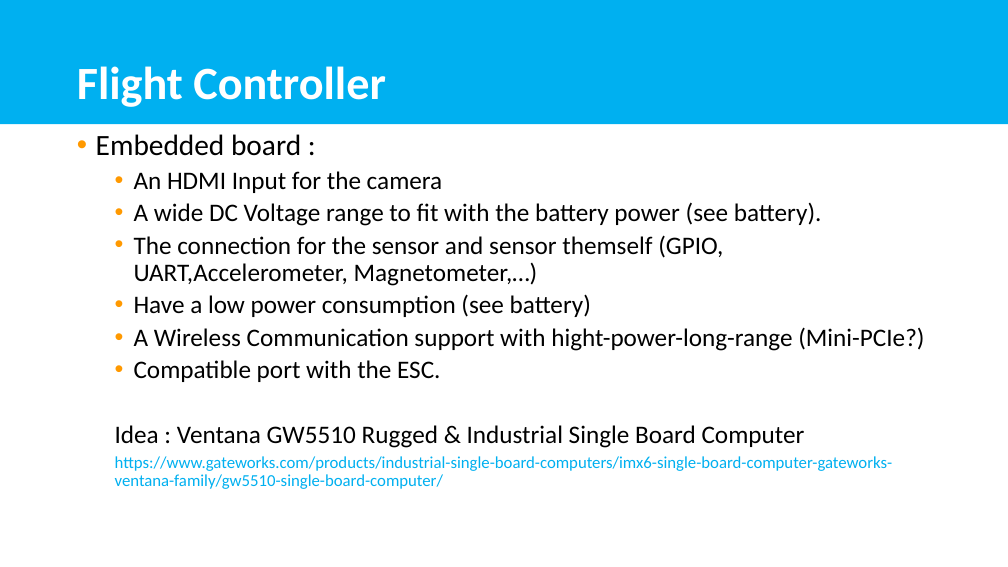
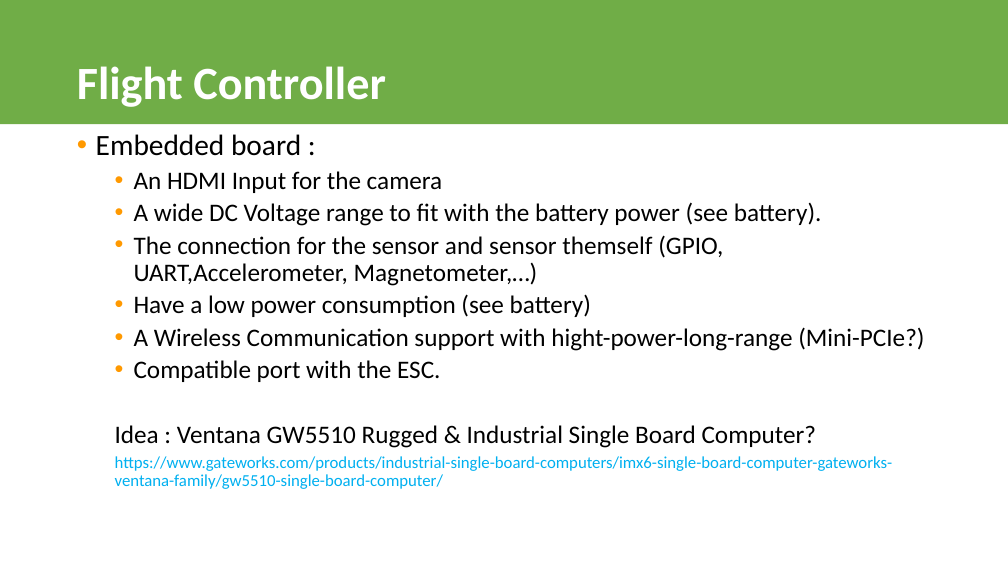
Before and after one commit to delhayead/Drone-Project, a slide deck: slide 9 of Présentation1.pptx (slide 8 before the commit). Drawn at 1008x567 pixels with LibreOffice and Linux fonts; fonts in the diff are those of the drawing; background and template pictures are left out. Boxes give left, top, right and bottom in pixels: in the first picture for what was removed or moved away, otherwise in the second. Text is boxed around its words. In the diff, an @@ line names an element or a change of style, - is before the commit and + after.

Commit message:
upload

```diff
--- a/Présentation1.pptx
+++ b/Présentation1.pptx
@@ rectangle at bbox=[0, 0, 1008, 124]: fill #00B0F0 to #70AD47 @@
@@ text at bbox=[115, 425, 816, 448]: text changed @@
-  Idea : Ventana GW5510 Rugged & Industrial Single Board Computer
+  Idea : Ventana GW5510 Rugged & Industrial Single Board Computer?
```
Also in this commit, not shown: 1 other slide changed, 3 slides added.
